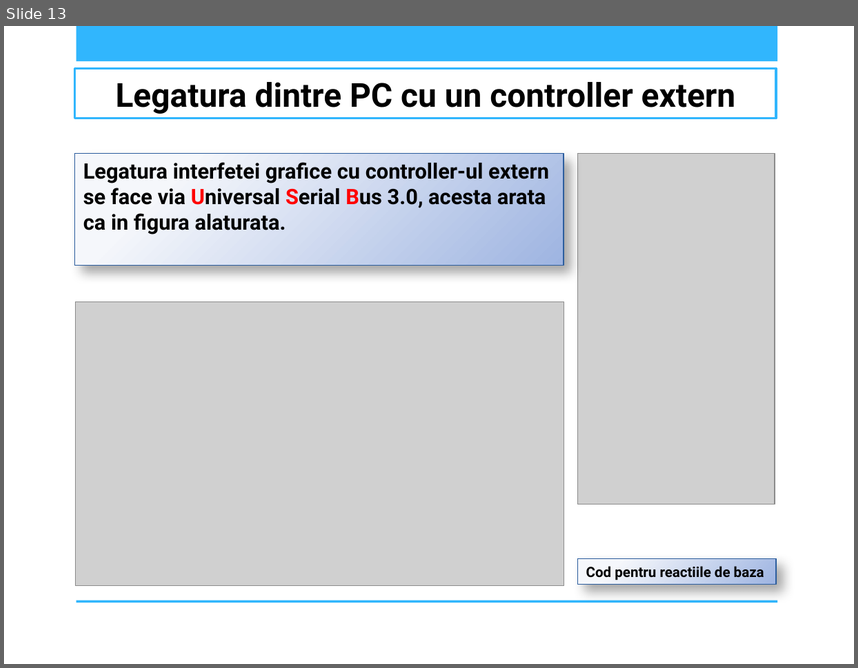
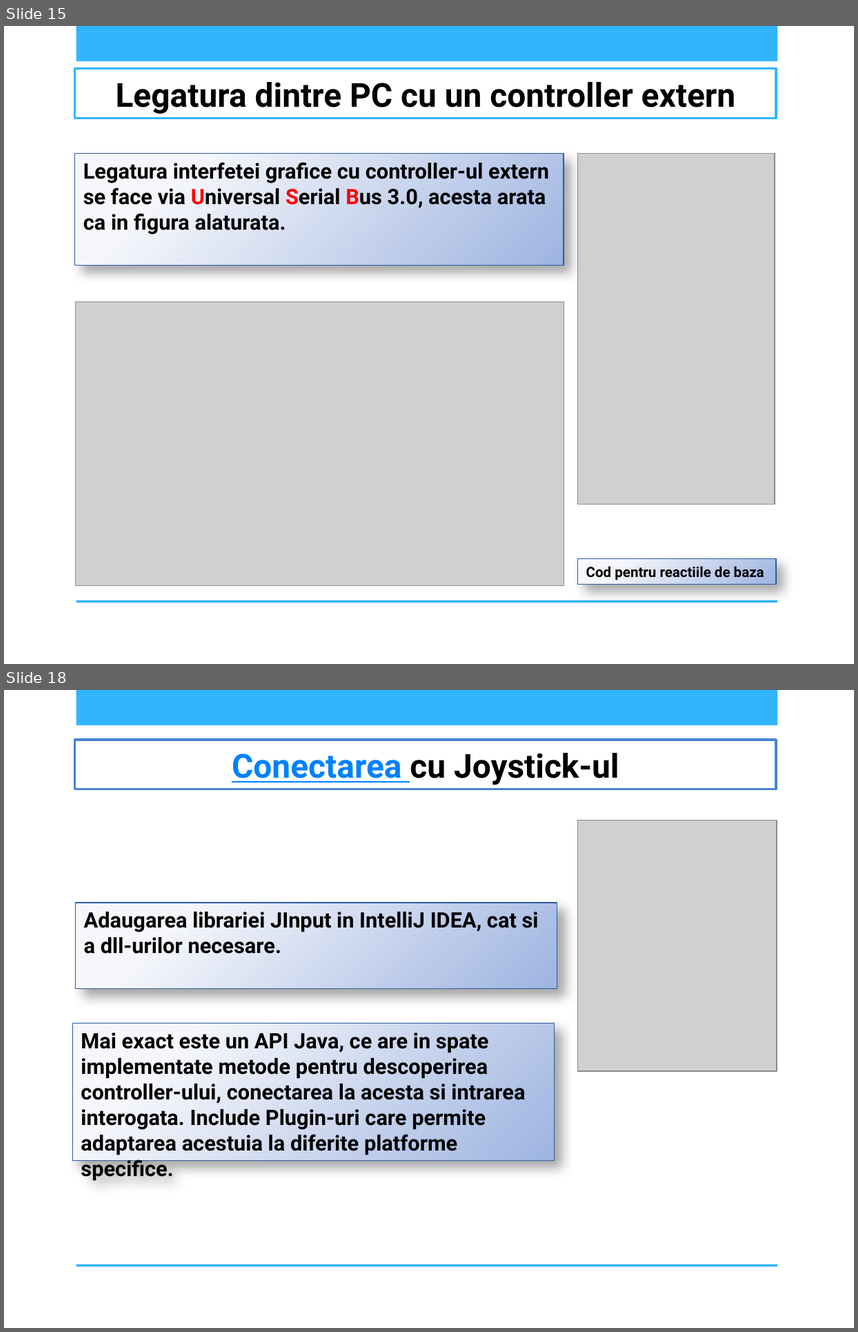
Before and after one commit to AndreeaDraghici/Bubble-Shooter-Game, a slide deck: docs/IOC_PrezentareBubbleShooter_DraghiciCiontu_CR4S1A.pptx. Shown one above the other, each under a label of ours: slide 13 before the commit, slides 15 and 18 after it; the slides between them are not shown. The pictures are 858x668 and 858x1332 pixels, drawn with LibreOffice and Linux fonts; fonts in the diff are those of the drawing; grey boxes stand for pictures; background and template pictures are left out. Boxes give left, top, right and bottom in pixels: in the first picture for what was removed or moved away, otherwise in the second. Text is boxed around its words. In the diff, an @@ line names an element or a change of style, - is before the commit and + after.

Commit message:
feat: integrate jinput lib to detect and connect to joystick and prepare the final doc delivery

```diff
--- a/docs/IOC_PrezentareBubbleShooter_DraghiciCiontu_CR4S1A.pptx
+++ b/docs/IOC_PrezentareBubbleShooter_DraghiciCiontu_CR4S1A.pptx
@@ slide 18 added at <box>4,690,854,1328</box>, background picture (left out); not listed: 2 template elements that a slide beside it also shows @@
@@ title added at <box>74,739,776,789</box>, fill #FFFFFF, outline #4584D3 2 pt, 28 pt, text #000000, bold @@
+Conectarea cu Joystick-ul
@@ picture added at <box>578,820,777,1071</box> @@
@@ rectangle added at <box>75,903,557,988</box>, fill gradient #F5F7FB to #9EB5E1, outline #2D5F9F 0.75 pt, 18 pt, text #000000, bold @@
+Adaugarea librariei JInput in IntelliJ IDEA, cat si a dll-urilor necesare.
@@ rectangle added at <box>73,1023,555,1161</box>, fill gradient #F5F7FB to #9EB5E1, outline #2D5F9F 0.75 pt, 18 pt, text #000000, bold @@
+Mai exact este un API Java, ce are in spate implementate metode pentru descoperirea controller-ului, conectarea la acesta si intrarea interogata. Include Plugin-uri care permite adaptarea acestuia la diferite platforme specifice.
@@ what was slide 13 is now slide 15 @@
```
Also in this commit, not shown: 5 other slides added, 13 other files.
